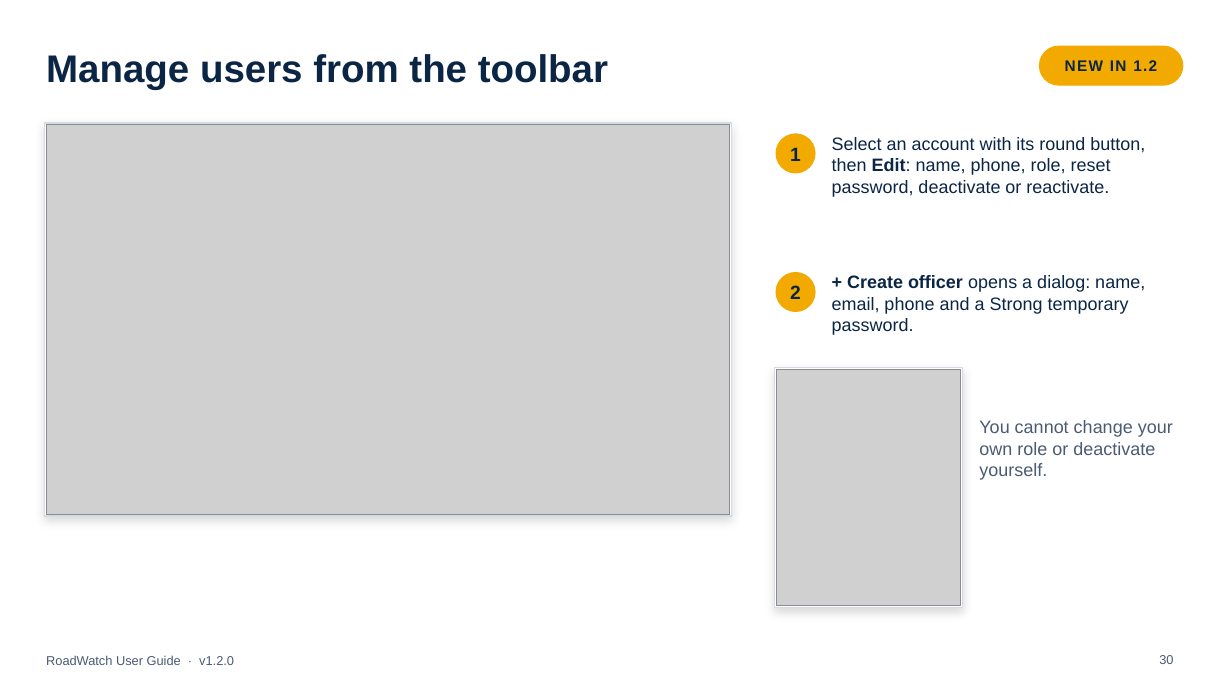
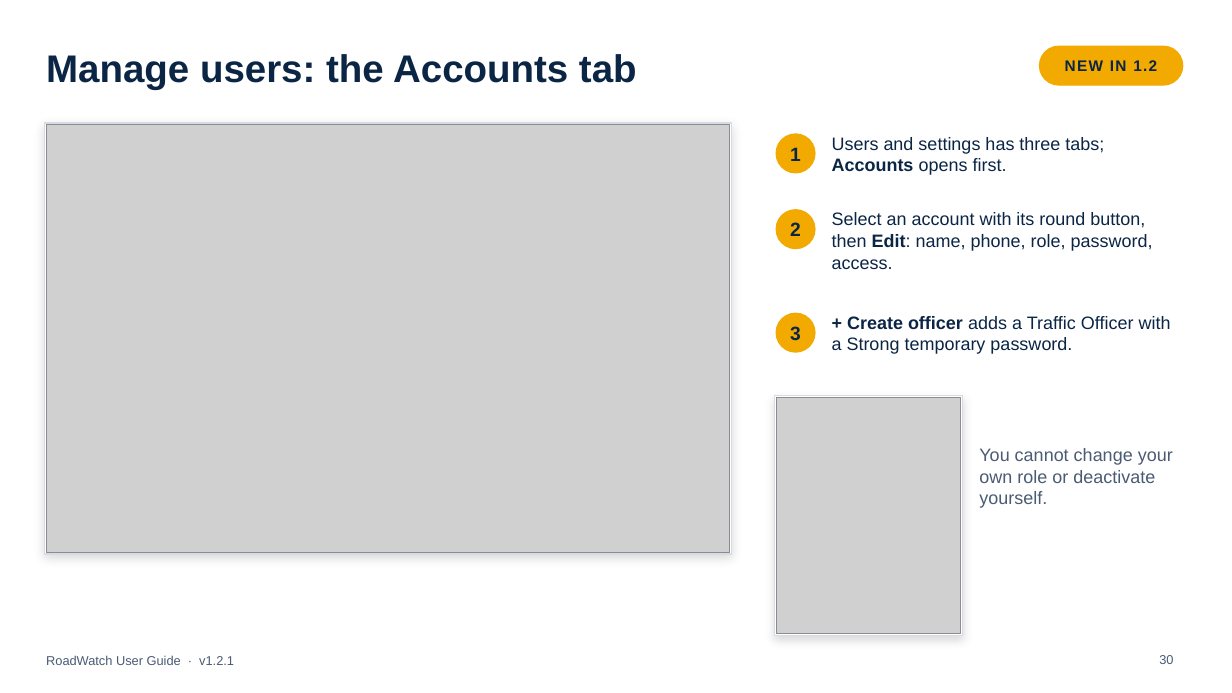
Before and after one commit to l3n8n-ocd/roadwatch, a slide deck: slide 30 of docs/user-guide/RoadWatch-User-Guide.pptx. Drawn at 1232x693 pixels with LibreOffice and Linux fonts; fonts in the diff are those of the drawing; grey boxes stand for pictures. Boxes give left, top, right and bottom in pixels: in the first picture for what was removed or moved away, otherwise in the second. Text is boxed around its words. In the diff, an @@ line names an element or a change of style, - is before the commit and + after.

Commit message:
docs: user guide v1.2.1: the Accounts tab and the Nearby officers tab for the alert range

```diff
--- a/docs/user-guide/RoadWatch-User-Guide.pptx
+++ b/docs/user-guide/RoadWatch-User-Guide.pptx
@@ title at (46,54,637,90): text changed @@
-Manage users from the toolbar
+Manage users: the Accounts tab
@@ rectangle: place and size @@
-rectangle at (44,123,732,516)
+rectangle at (44,123,732,555)
@@ picture: place and size @@
-picture at (46,125,730,514)
+picture at (46,125,730,552)
@@ text added at (832,137,1104,175), 14 pt, text #0B2545 @@
+Users and settings has three tabs; Accounts opens first.
@@ text "2": place and size @@
-text "2" at (790,285,801,299)
+text "2" at (790,222,801,236)
@@ ellipse: place and size @@
-ellipse at (776,273,815,311)
+ellipse at (776,210,815,249)
@@ text at (832,212,1153,269): text changed @@
-Select an account with its round button, then Edit: name, phone, role, reset password, deactivate or reactivate.
+Select an account with its round button, then Edit: name, phone, role, password, access.
@@ ellipse added at (776,313,815,352), fill #F2A900, outline #F2A900 1 pt @@
@@ text added at (790,326,801,341), 15 pt, text #0B2545, bold @@
+3
@@ text at (832,316,1171,354): text changed @@
-+ Create officer opens a dialog: name, email, phone and a Strong temporary password.
++ Create officer adds a Traffic Officer with a Strong temporary password.
@@ rectangle: place and size @@
-rectangle at (775,368,963,608)
+rectangle at (775,396,963,636)
@@ picture: place and size @@
-picture at (776,370,961,606)
+picture at (776,397,961,634)
@@ text "You cannot change your own ...": place and size @@
-text "You cannot change your own ..." at (979,420,1173,480)
+text "You cannot change your own ..." at (979,448,1173,508)
@@ text at (46,655,234,665): text changed @@
-RoadWatch User Guide · v1.2.0
+RoadWatch User Guide · v1.2.1
```
Also in this commit, not shown: 38 other slides changed.
